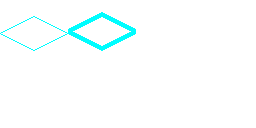
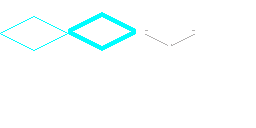
Revision of a layered 256px x 128px image; what changed, layer by layer:
added layer "Layer 0 copy 6" above "Layer 0 copy 5" over (145, 30, 195, 46)
renamed "Layer 0 copy 4" to "Layer 1", hid it, painted on it over (145, 30, 195, 46)
